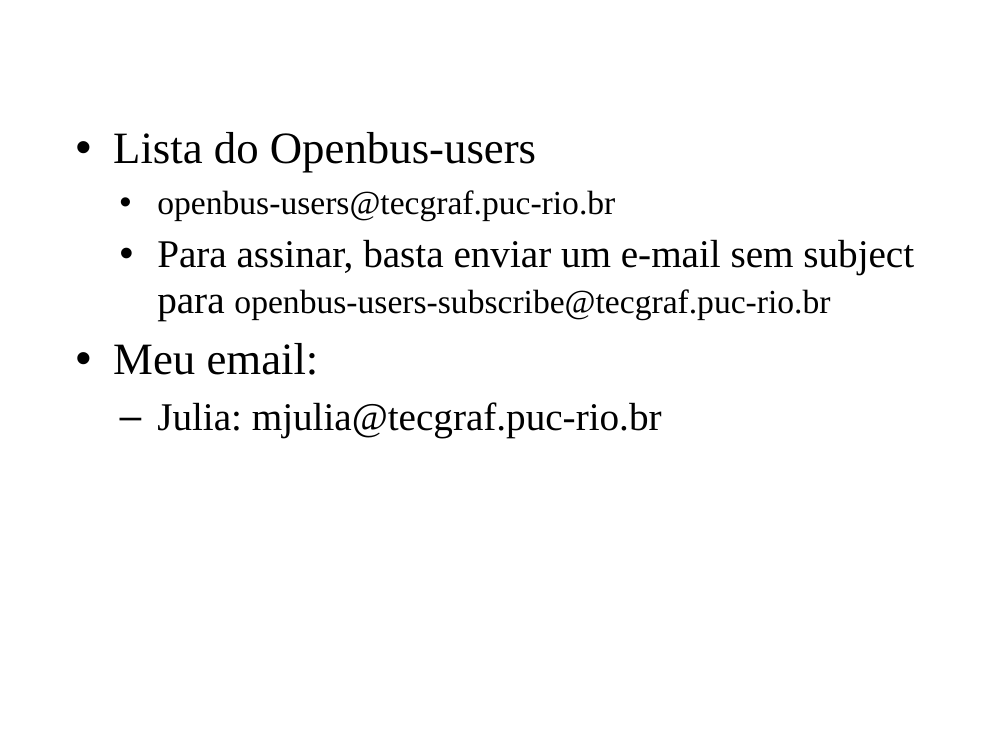
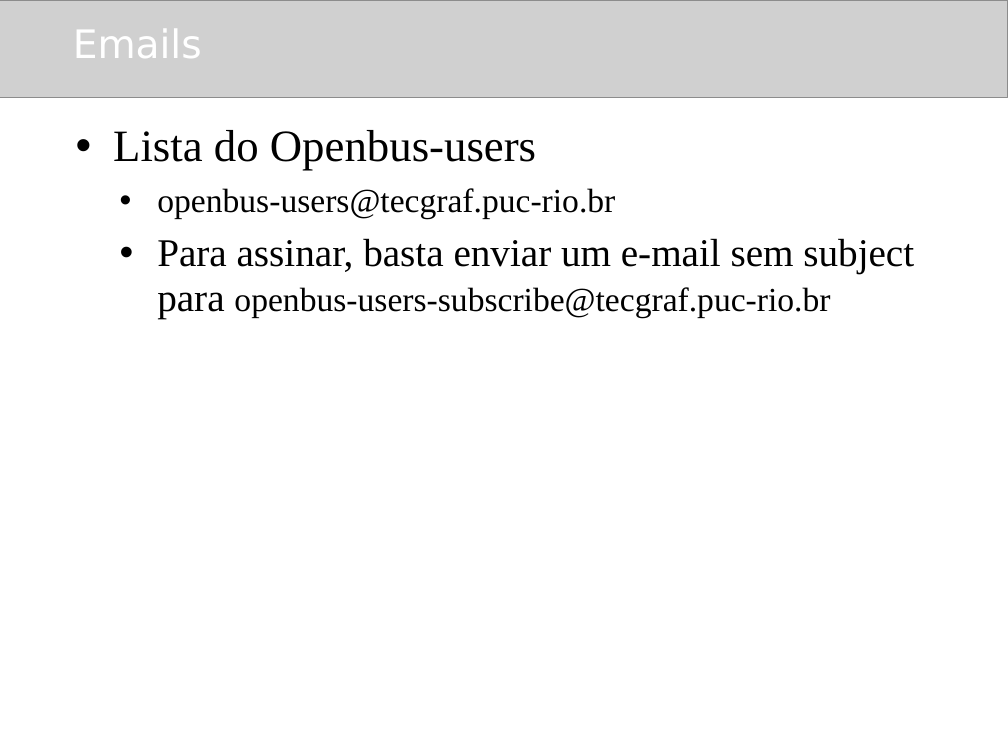
Before and after one commit to amadeubarbosa/openbus-core, a slide deck: slide 7 of docs/cursos/developer/cpp/1.Agenda_CPP.ppt. Drawn at 1008x756 pixels with LibreOffice and Linux fonts; fonts in the diff are those of the drawing; grey boxes stand for pictures; background and template pictures are left out. Boxes give left, top, right and bottom in pixels: in the first picture for what was removed or moved away, otherwise in the second. Text is boxed around its words. In the diff, an @@ line names an element or a change of style, - is before the commit and + after.

```diff
--- a/docs/cursos/developer/cpp/1.Agenda_CPP.ppt
+++ b/docs/cursos/developer/cpp/1.Agenda_CPP.ppt
@@ picture added at [0,0,1008,98] @@
@@ title "Emails" at [73,29,202,58]: bold off @@
@@ text at [113,343,662,438]: paragraphs removed @@
-• Meu email:
-  – Julia: mjulia@tecgraf.puc-rio.br
```
Also in this commit, not shown: 6 other slides changed, 1 other file.
